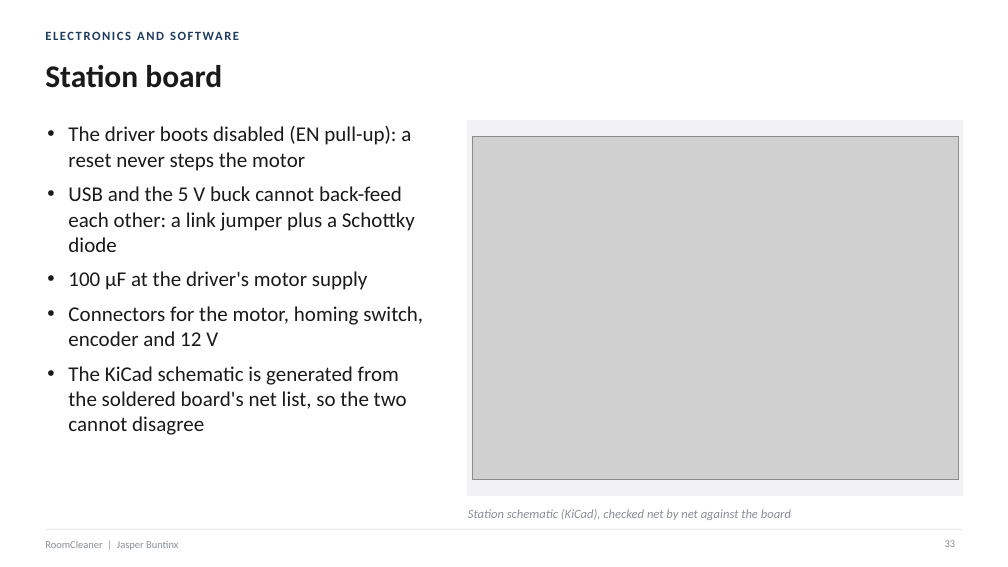
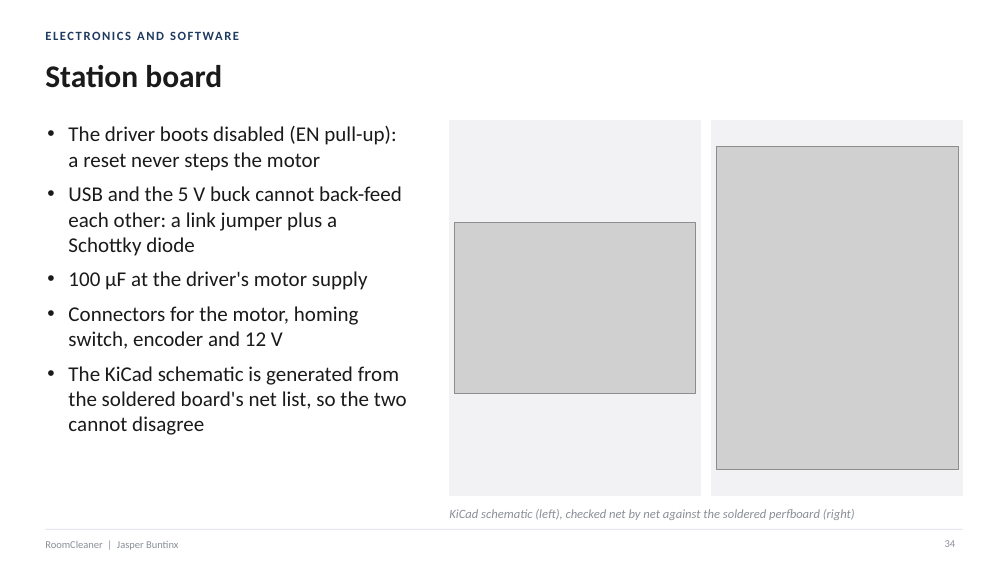
Before and after one commit to Jaspario1199/RoomCleaner, a slide deck: slide 34 of docs/presentation/deck_v3/RoomCleaner_Buntinx_Oct27_v3.pptx (slide 33 before the commit). Drawn at 1008x567 pixels with LibreOffice and Linux fonts; fonts in the diff are those of the drawing; grey boxes stand for pictures. Boxes give left, top, right and bottom in pixels: in the first picture for what was removed or moved away, otherwise in the second. Text is boxed around its words. In the diff, an @@ line names an element or a change of style, - is before the commit and + after.

```diff
--- a/docs/presentation/deck_v3/RoomCleaner_Buntinx_Oct27_v3.pptx
+++ b/docs/presentation/deck_v3/RoomCleaner_Buntinx_Oct27_v3.pptx
@@ text "The driver boots disabled (EN ..." rewrapped from bbox=[68, 126, 423, 435] to bbox=[68, 126, 407, 435] @@
@@ rectangle: place and size @@
-rectangle at bbox=[468, 121, 963, 495]
+rectangle at bbox=[450, 121, 701, 495]
@@ rectangle added at bbox=[712, 121, 963, 495], fill #F2F2F4, outline #F2F2F4 1 pt @@
@@ picture added at bbox=[716, 147, 958, 469] @@
@@ picture: place and size @@
-picture at bbox=[473, 136, 958, 479]
+picture at bbox=[454, 222, 696, 393]
@@ text at bbox=[449, 509, 855, 520]: text changed @@
-Station schematic (KiCad), checked net by net against the board
+KiCad schematic (left), checked net by net against the soldered perfboard (right)
```
Also in this commit, not shown: 4 other slides changed, 1 slide added, 9 other files.
